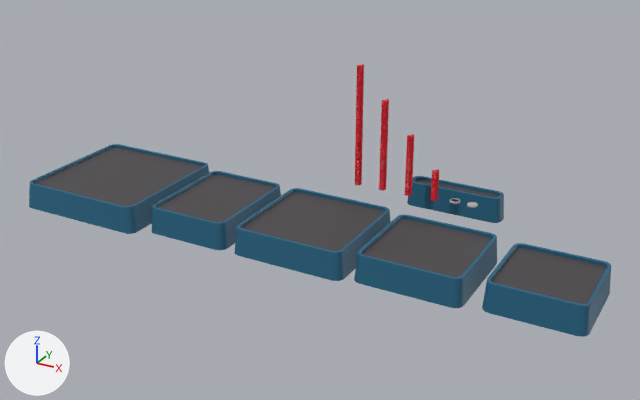
A saved change to the FBX model Assets/SpringMatch/Models/Spring3DAssets.fbx.
Rendered twice from a 50 mm camera at (48.1, -125.1, 67.2) aimed at (-23.1, 4.5, 2.5). Arrows for +X, +Y and +Z are at lower left; the lights stay in place. Where no turn or scale is listed for an object, it has been applied to the vertices.

The scene before the commit, as lines of its bpy script (objects in view):
```python
ob_grid10x10 = bpy.data.objects.new('Grid10x10', me_cube_014)
ob_grid10x10.location = (-66.0, 0.0, -0.4)
ob_grid6x6 = bpy.data.objects.new('Grid6x6', me_cube_011)
ob_grid6x6.location = (20.5, 0.0, 0.4)
ob_grid6x8 = bpy.data.objects.new('Grid6x8', me_cube_015)
ob_grid6x8.location = (-42.6, 0.0, 0.4)
ob_grid7x7 = bpy.data.objects.new('Grid7x7', me_cube_012)
ob_grid7x7.location = (0.0, 0.0, 0.4)
ob_grid8x8 = bpy.data.objects.new('Grid8x8', me_cube_013)
ob_grid8x8.location = (-21.7, 0.0, 0.4)
ob_spring20 = bpy.data.objects.new('Spring20', me_circle_003)
ob_spring20.location = (-6.9, 19.7, 0.0)
ob_spring40 = bpy.data.objects.new('Spring40', me_circle_005)
ob_spring40.location = (-12.3, 19.7, 0.0)
ob_spring60 = bpy.data.objects.new('Spring60', me_circle_006)
ob_spring60.location = (-17.6, 19.7, 0.0)
ob_spring80 = bpy.data.objects.new('Spring80', me_circle_007)
ob_spring80.location = (-22.9, 19.7, 0.0)
# also in view: 'Slot1x7' at (-4.8, 25.5, -1.4)
```
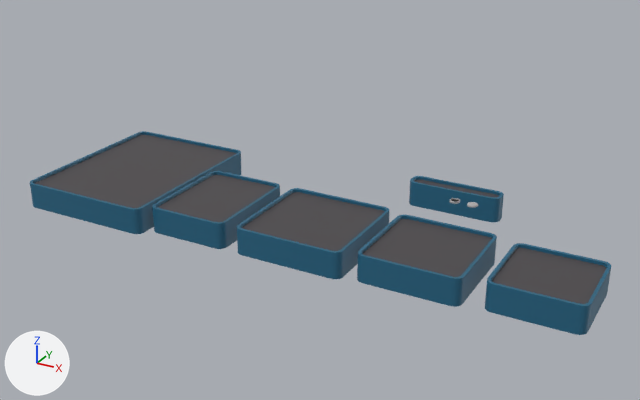
Where the newer file only moved an object's origin or applied its transform, the numbers keep the older frame.

The change in detail:
me_cube_013 has 80 vertices, 62 faces and spans x -10.8..10.8, y -10.8..10.8, z -4.3..0.6.
me_cube_013 is used by ob_grid8x8; location (-21.7, 0.0, 0.4).
me_cube_013 part 1: all 20 vertices in x -10.8..10.8, y -10.8..10.8, z -4.3 are scaled about their middle by (0.96, 0.96, 1).
me_cube_012 has 80 vertices, 62 faces and spans x -9.6..9.6, y -9.6..9.6, z -4.3..0.6.
me_cube_012 is used by ob_grid7x7; location (0.0, 0.0, 0.4).
me_cube_012 part 5: all 20 vertices in x -9.6..9.6, y -9.6..9.6, z -4.3 are scaled about their middle by (0.96, 0.96, 1).
me_cube_014 is used by ob_grid10x10; location (-66.0, 0.0, -0.4).
me_cube_014 had 80 vertices, 62 faces and spanned x -13.3..13.3, y -13.3..13.3, z -3.6..1.4.
me_cube_014 now has 80 vertices, 62 faces and spans x -13.7..13.7, y -17.5..17.5, z -4.4..0.5.
me_cube_014 part 4: 80 of 80 vertices moved; they spanned x -13.3..13.3, y -13.3..13.3, z -3.6..1.4 and now span x -13.7..13.7, y -17.5..17.5, z -4.4..0.5; mean shift (0.0, 0.0, -0.8); largest move (-11.6, -12.1, 0.8) -> (-12.5, -16.9, 0.0).
me_cube_015 has 80 vertices, 62 faces and spans x -8.3..8.3, y -10.8..10.8, z -4.3..0.6.
me_cube_015 is used by ob_grid6x8; location (-42.6, 0.0, 0.4).
me_cube_015 part 3: all 20 vertices in x -8.3..8.3, y -10.8..10.8, z -4.3 are scaled about their middle by (0.96, 0.96, 1).
me_cube_011 has 80 vertices, 62 faces and spans x -8.3..8.3, y -8.3..8.3, z -4.3..0.6.
me_cube_011 is used by ob_grid6x6; location (20.5, 0.0, 0.4).
me_cube_011 part 2: all 20 vertices in x -8.3..8.3, y -8.3..8.3, z -4.3 are scaled about their middle by (0.96, 0.96, 1).
Object 'Spring20' (ob_spring20) is deleted.
Object 'Grid10x10' (ob_grid10x10) moves from (-66.0, 0.0, -0.4) to (-65.1, 4.8, 0.5).
Object 'Spring40' (ob_spring40) is deleted.
Object 'Spring80' (ob_spring80) is deleted.
Object 'Spring60' (ob_spring60) is deleted.

Changed parts and their boxes (x1, y1, x2, y2) in the pictures (640 x 400 px; the box of a moved part takes in the faces that stretch with it):
'Grid10x10', reshaped, moved (16% wider, 14% taller)
    before: (29, 144, 210, 234)
    after: (30, 131, 241, 234)
'Grid8x8', reshaped
    before: (235, 188, 391, 281)
    after: (237, 188, 389, 279)
'Grid7x7', reshaped
    before: (354, 215, 497, 308)
    after: (357, 215, 497, 307)
'Grid6x6', reshaped
    before: (482, 243, 611, 337)
    after: (485, 243, 611, 335)
'Grid6x8', reshaped
    before: (152, 171, 281, 250)
    after: (152, 171, 280, 249)
'Spring80', deleted (red)
    before: (355, 64, 364, 185)
'Spring60', deleted (red)
    before: (379, 99, 389, 190)
'Spring40', deleted (red)
    before: (405, 134, 414, 196)
'Spring20', deleted
    before: (430, 169, 439, 201)
part 1 of me_cube_013, moved or reshaped
    before: (235, 210, 391, 281)
    after: (237, 212, 389, 279)
part 2 of me_cube_011, moved or reshaped
    before: (482, 268, 611, 337)
    after: (485, 268, 611, 335)
part 3 of me_cube_015, moved or reshaped
    before: (152, 186, 281, 250)
    after: (152, 186, 280, 249)
part 5 of me_cube_012, moved or reshaped
    before: (354, 238, 497, 308)
    after: (357, 238, 497, 307)
